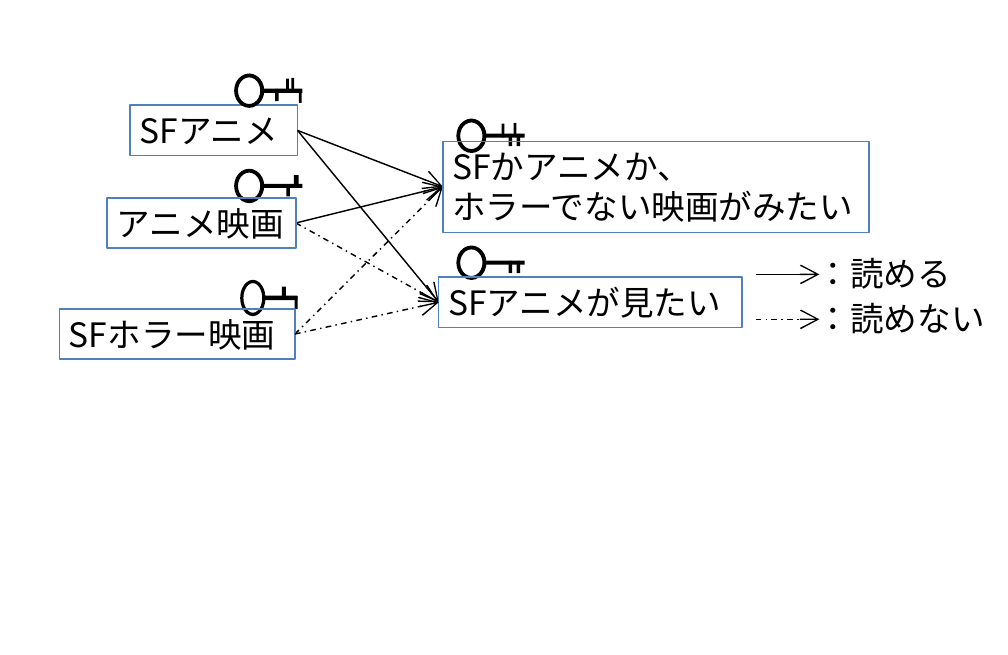
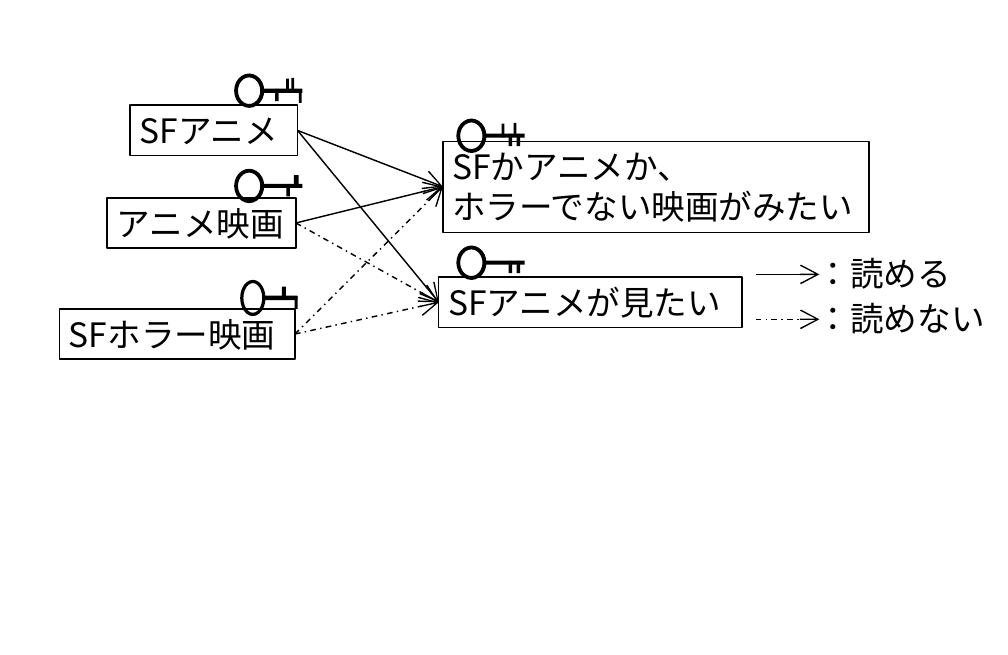
Before and after one commit to herumi/ango-src, a slide deck: slide 1 of img/contents.pptx. Drawn at 1008x655 pixels with LibreOffice and Linux fonts; fonts in the diff are those of the drawing. Boxes give left, top, right and bottom in pixels: in the first picture for what was removed or moved away, otherwise in the second. Text is boxed around its words. In the diff, an @@ line names an element or a change of style, - is before the commit and + after.

Commit message:
monochrome

```diff
--- a/img/contents.pptx
+++ b/img/contents.pptx
@@ outline #4F81BD 0.5 pt to #000000 0.5 pt in 5 elements at [129, 105, 296, 155], [107, 198, 296, 248], [60, 308, 296, 359], [444, 141, 869, 232], [439, 278, 742, 329] @@
```
